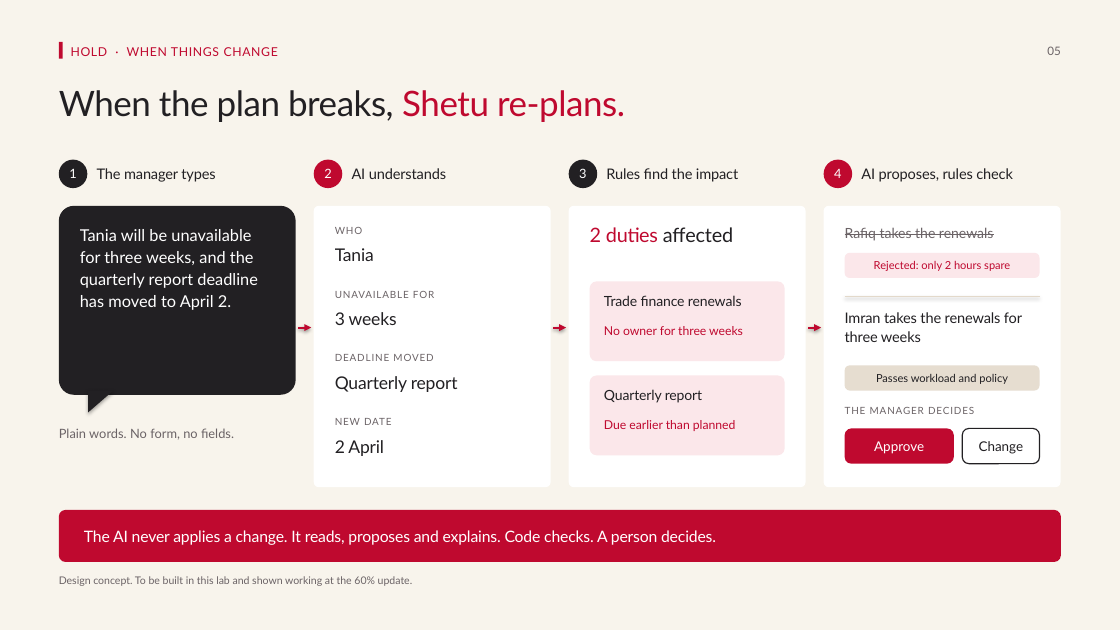
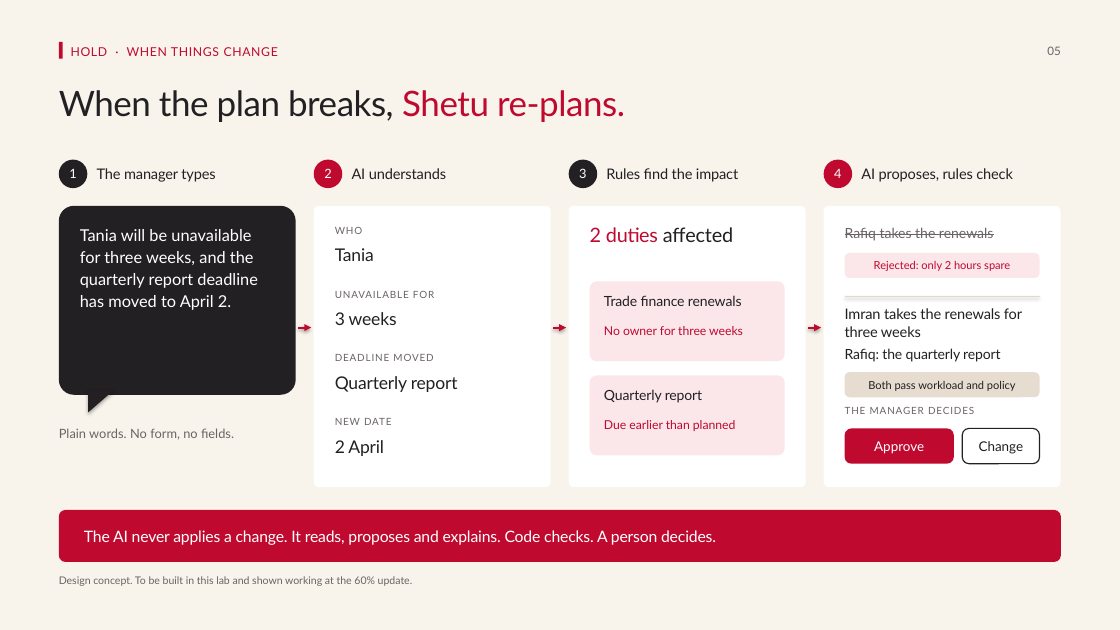
Before and after one commit to tonni19/shetu, a slide deck: slide 5 of docs/planning/05-Shetu-Proposal-Deck.pptx. Drawn at 1120x630 pixels with LibreOffice and Linux fonts; fonts in the diff are those of the drawing. Boxes give left, top, right and bottom in pixels: in the first picture for what was removed or moved away, otherwise in the second. Text is boxed around its words. In the diff, an @@ line names an element or a change of style, - is before the commit and + after.

```diff
--- a/docs/planning/05-Shetu-Proposal-Deck.pptx
+++ b/docs/planning/05-Shetu-Proposal-Deck.pptx
@@ text "Imran takes the renewals for ...": place and size @@
-text "Imran takes the renewals for ..." at [845,312,1022,342]
+text "Imran takes the renewals for ..." at [845,308,1022,337]
@@ text added at [845,348,1000,362], 12 pt, text #222023 @@
+Rafiq: the quarterly report
@@ rounded rectangle "Both pass workload and policy": place and size @@
-rounded rectangle "Both pass workload and policy" at [844,365,1039,391]
+rounded rectangle "Both pass workload and policy" at [844,372,1039,397]
@@ text in rounded rectangle at [868,381,1016,391]: text changed @@
-Passes workload and policy
+Both pass workload and policy
```
Also in this commit, not shown: 4 other slides changed, 9 other files.
